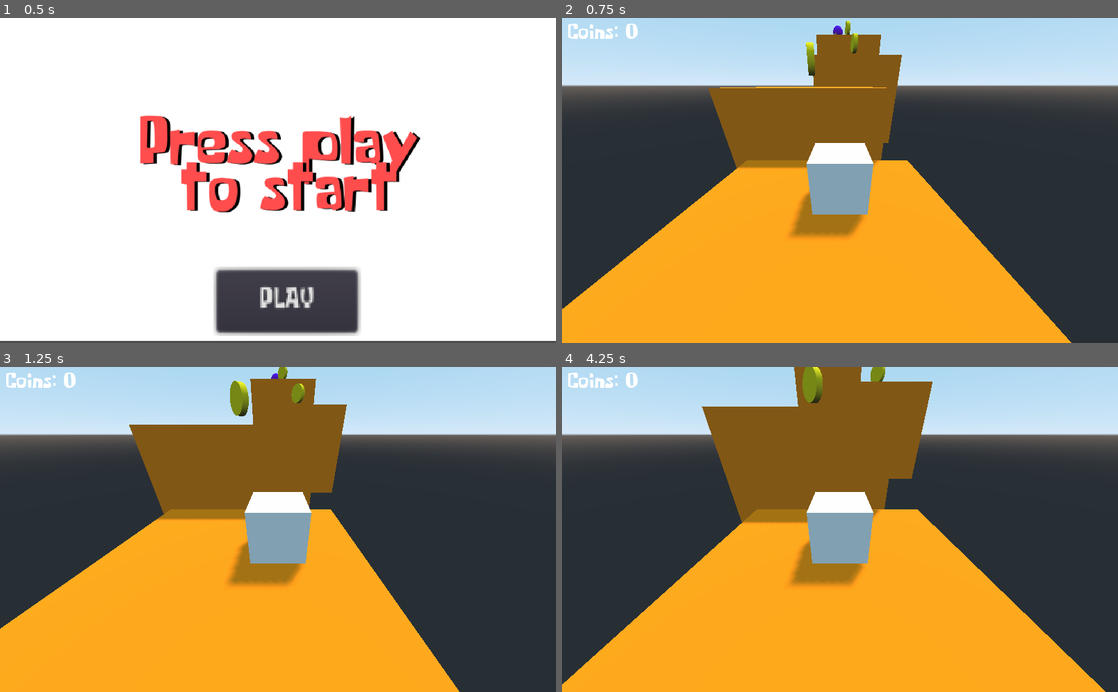
Above: before the commit, frames 1-4 (two rows, left to right).
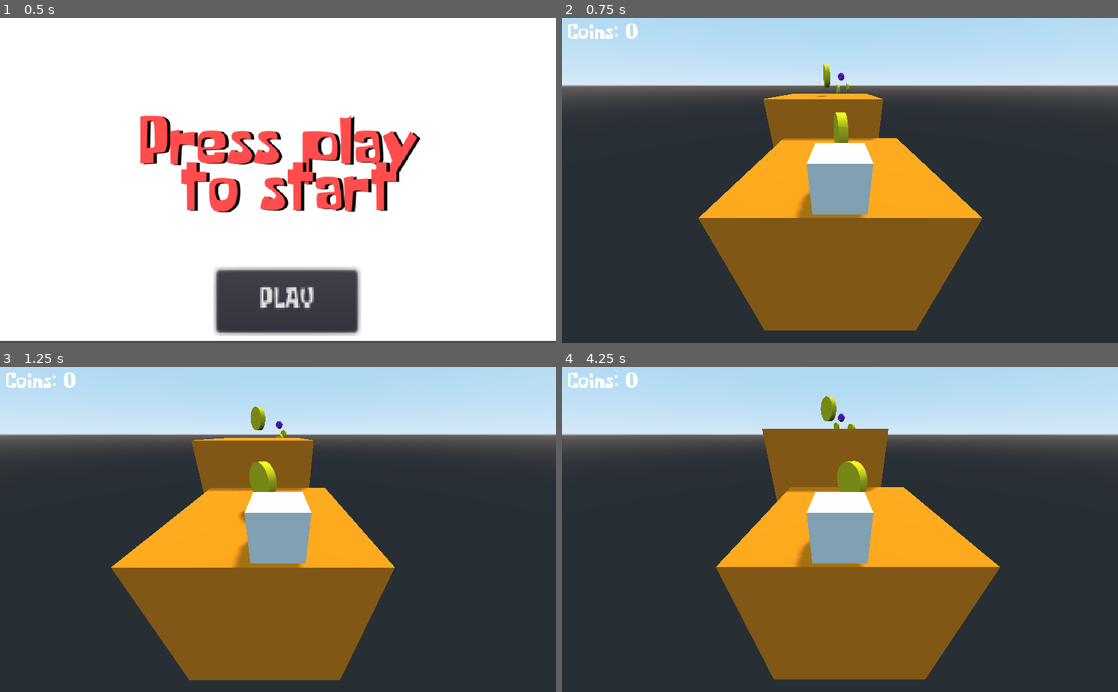
Above: after the commit, the same moments.

Repository: dwlcj/Project2
Game: Godot game, scene res://StartScreen.tscn
Same seed, same stepped clock (60 frames per second), same inputs: the game is played once before the commit and once after it.
Inputs:
- Up to frame 1 (0.5 s): no input
- Up to frame 2 (0.75 s): click "PLAY" at 0.5 s
- Up to frame 3 (1.25 s): no input
- Up to frame 4 (4.25 s): hold Right (ui_right) 1.28-2.03 s; tap Space (ui_space) at 1.35, 2.1, 2.85 s; hold Down (ui_down) 2.03-2.78 s; hold Right (ui_right) 2.78-3.5 s; click "TRY AGAIN" at 3.5 s

Frame 1 is identical in both runs. In frame 2, 37% of the frame differs, in the area x 0-92%, y 0-100%; in frame 3, 37%; in frame 4, 40%, in the area x 0-98%, y 0-100%.

Commit message:
added music and sfx

Diff:
--- a/KinematicBody.gd
+++ b/KinematicBody.gd
@@ -42,6 +42,7 @@
 	hv.y = 0
 
 	if Input.is_action_just_pressed("ui_space") and jumps > 0:
+		get_parent().get_node("Jump").play(0)
 		jumps = jumps - 1
 		velocity.y = 10
 	elif velocity.y < -SPEED / 2 and Input.is_action_pressed("ui_glide"):
--- a/Main.tscn
+++ b/Main.tscn
@@ -1,9 +1,10 @@
-[gd_scene load_steps=5 format=2]
+[gd_scene load_steps=6 format=2]
 
 [ext_resource path="res://Floor.tscn" type="PackedScene" id=1]
 [ext_resource path="res://NewPlayer.tscn" type="PackedScene" id=2]
 [ext_resource path="res://Goal.tscn" type="PackedScene" id=3]
 [ext_resource path="res://GUI.tscn" type="PackedScene" id=4]
+[ext_resource path="res://SpongeBob Music Sponge Monger.ogg" type="AudioStream" id=5]
 
 [node name="Main" type="Spatial"]
 transform = Transform( 1, 0, 0, 0, 1, 0, 0, 0, 1, -0.0547411, 1.90735e-006, -0.0470567 )
@@ -11,19 +12,19 @@
 [node name="StaticBody" parent="." instance=ExtResource( 1 )]
 
 [node name="StaticBody2" parent="." instance=ExtResource( 1 )]
-transform = Transform( 1, 0, 0, 0, 1, 0, 0, 0, 1, 3.52529, 4.41298, 10.8599 )
+transform = Transform( 1, 0, 0, 0, 1, 0, 0, 0, 1, 3.52529, 3.55465, 10.8599 )
 
 [node name="StaticBody3" parent="." instance=ExtResource( 1 )]
-transform = Transform( 1, 0, 0, 0, 1, 0, 0, 0, 1, -3.89117, 8.58611, 23.1994 )
+transform = Transform( 1, 0, 0, 0, 1, 0, 0, 0, 1, -0.789312, 3.02281, 32.4147 )
 
 [node name="StaticBody4" parent="." instance=ExtResource( 1 )]
-transform = Transform( 1, 0, 0, 0, 1, 0, 0, 0, 1, 0.117231, 11.4427, 33.6185 )
+transform = Transform( 1, 0, 0, 0, 1, 0, 0, 0, 1, 0.117231, 2.36734, 44.4668 )
 
 [node name="Spatial" parent="." instance=ExtResource( 2 )]
-transform = Transform( 1, 0, 0, 0, 1, 0, 0, 0, 1, -0.433937, 6.82053, 1.07841 )
+transform = Transform( 1, 0, 0, 0, 1, 0, 0, 0, 1, 0.380194, 6.82053, -3.81561 )
 
 [node name="Goal2" parent="." instance=ExtResource( 3 )]
-transform = Transform( 1, 0, 0, 0, 1, 0, 0, 0, 1, 0, 19.6298, 40.5439 )
+transform = Transform( 1, 0, 0, 0, 1, 0, 0, 0, 1, 0, 12.3146, 49.1875 )
 
 [node name="CanvasLayer" type="CanvasLayer" parent="."]
 
@@ -32,3 +33,8 @@
 [node name="DirectionalLight" type="DirectionalLight" parent="."]
 transform = Transform( 0.866025, 0.433013, -0.25, 0, 0.5, 0.866025, 0.5, -0.75, 0.433013, 0, 23.0537, 0 )
 shadow_enabled = true
+
+[node name="AudioStreamPlayer3D" type="AudioStreamPlayer3D" parent="."]
+stream = ExtResource( 5 )
+unit_size = 11.3
+autoplay = true
--- a/NewPlayer.tscn
+++ b/NewPlayer.tscn
@@ -1,7 +1,8 @@
-[gd_scene load_steps=5 format=2]
+[gd_scene load_steps=6 format=2]
 
 [ext_resource path="res://Camera.gd" type="Script" id=1]
 [ext_resource path="res://KinematicBody.gd" type="Script" id=2]
+[ext_resource path="res://172205__leszek-szary__jumping.wav" type="AudioStream" id=3]
 
 [sub_resource type="CubeMesh" id=1]
 
@@ -10,7 +11,7 @@
 [node name="Spatial" type="Spatial"]
 
 [node name="Camera" type="Camera" parent="."]
-transform = Transform( -1, 5.22898e-08, -7.00608e-08, 9.77264e-09, 0.863241, 0.504792, 8.68748e-08, 0.504792, -0.863241, 0, 3.02313, -5.45283 )
+transform = Transform( -1, 5.22898e-008, -7.00608e-008, 9.77264e-009, 0.863241, 0.504792, 8.68748e-008, 0.504792, -0.863241, 0, 3.02313, -5.45283 )
 fov = 90.0
 script = ExtResource( 1 )
 
@@ -23,3 +24,6 @@
 
 [node name="CollisionShape" type="CollisionShape" parent="KinematicBody"]
 shape = SubResource( 2 )
+
+[node name="Jump" type="AudioStreamPlayer3D" parent="."]
+stream = ExtResource( 3 )
Not shown, added: 172205__leszek-szary__jumping.wav.import
Not shown, added: SpongeBob Music Sponge Monger.ogg.import
Not shown, added: 172205__leszek-szary__jumping.wav
Not shown, added: SpongeBob Music Sponge Monger.ogg
